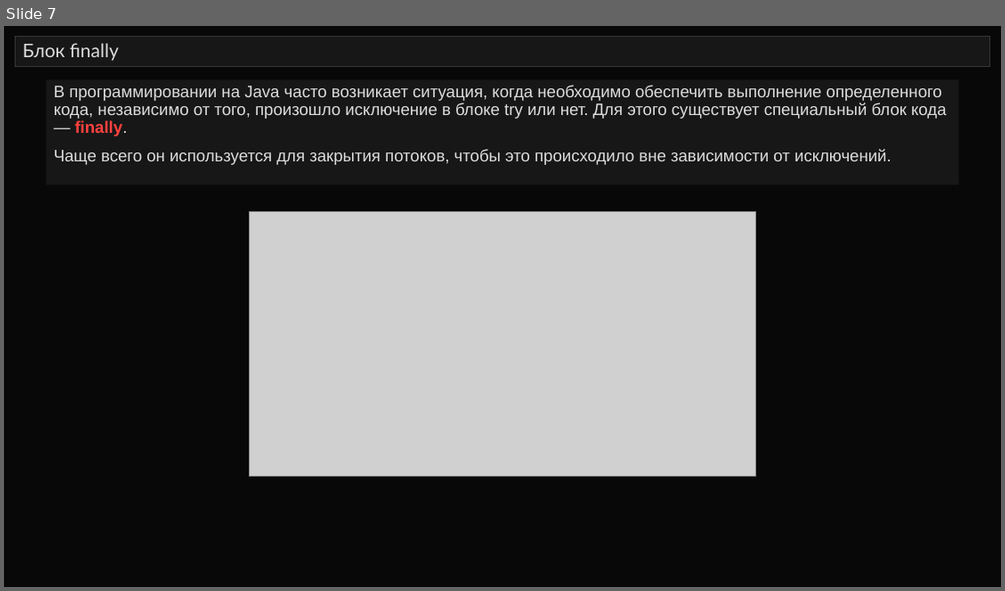
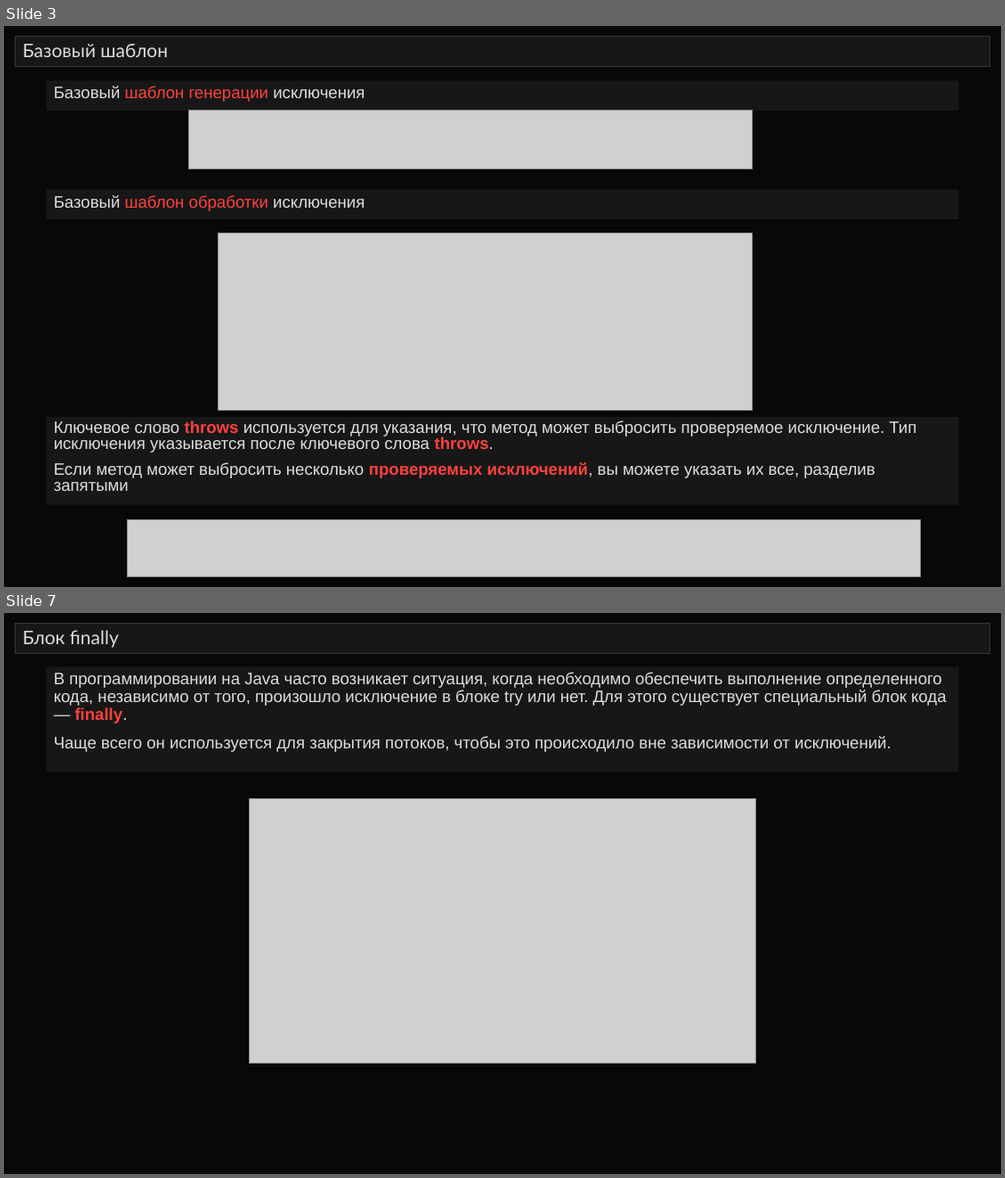
Before and after one commit to javalearn0110/SIB_Exceptios, a slide deck: Исключения_v1.pptx. Shown one above the other, each under a label of ours: slide 7 before the commit, slides 3 and 7 after it; the slides between them are not shown. The pictures are 1005x591 and 1005x1178 pixels, drawn with LibreOffice and Linux fonts; fonts in the diff are those of the drawing; grey boxes stand for pictures. Boxes give left, top, right and bottom in pixels: in the first picture for what was removed or moved away, otherwise in the second. Text is boxed around its words. In the diff, an @@ line names an element or a change of style, - is before the commit and + after.

Commit message:
Добавил еще примеров с методами + преза

```diff
--- a/Исключения_v1.pptx
+++ b/Исключения_v1.pptx
@@ slide 3 added at bbox=[4, 26, 1001, 587], background #080808 @@
@@ title added at bbox=[16, 37, 990, 66], fill #171717, outline #373737 0.75 pt, 18 pt, text #DDDDDD @@
+Базовый шаблон
@@ rectangle added at bbox=[46, 80, 958, 111], fill #171717, 16 pt, text #DDDDDD @@
+Базовый шаблон генерации исключения
@@ picture added at bbox=[189, 111, 752, 169] @@
@@ rectangle added at bbox=[46, 190, 958, 220], fill #171717, 16 pt, text #DDDDDD @@
+Базовый шаблон обработки исключения
@@ picture added at bbox=[218, 233, 752, 410] @@
@@ rectangle added at bbox=[46, 417, 958, 505], fill #171717, 16 pt, text #DDDDDD @@
+Ключевое слово throws используется для указания, что метод может выбросить проверяемое исключение. Тип исключения указывается после ключевого слова throws.
+Если метод может выбросить несколько проверяемых исключений, вы можете указать их все, разделив запятыми
@@ picture added at bbox=[128, 520, 921, 576] @@
```
Also in this commit, not shown: 1 slide changed, 3 other slides added, 3 other files.
